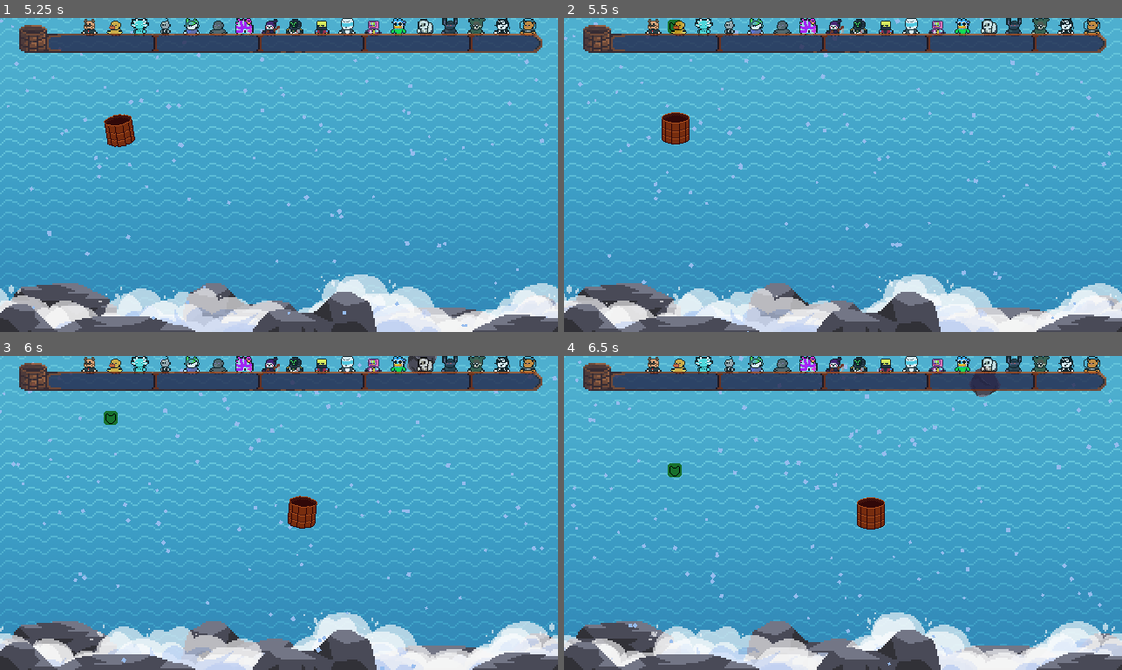
Above: before the commit, frames 1-4 (two rows, left to right).
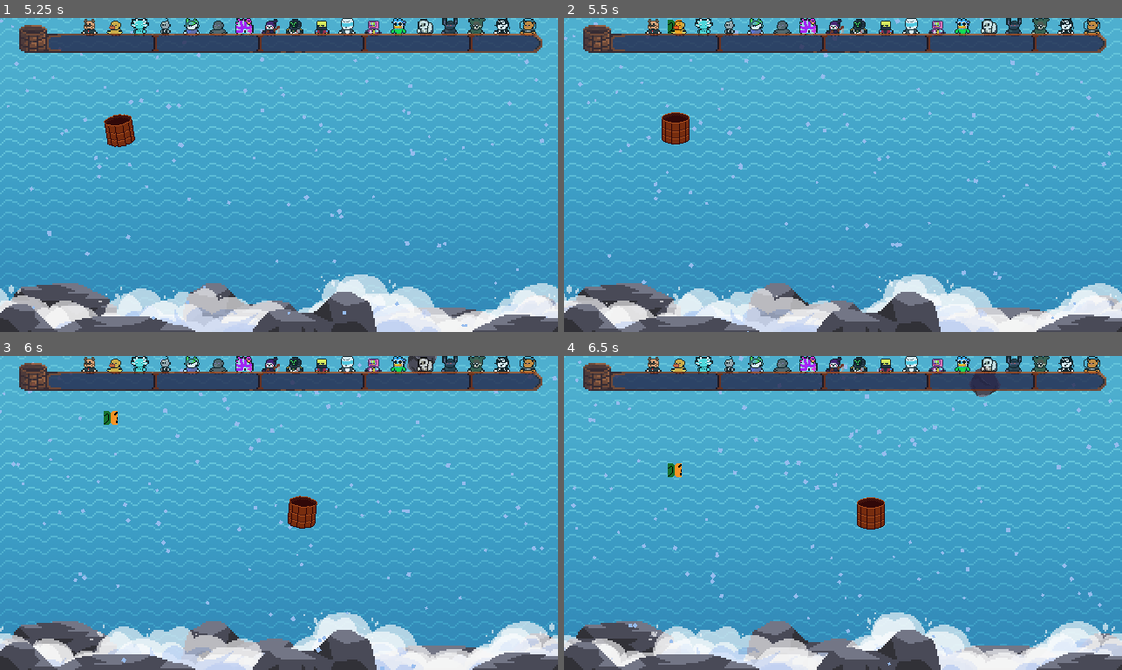
Above: after the commit, the same moments.

Repository: DissonantVoid/Project-Waterfall
Game: Godot game, scene res://scenes/game/menu.tscn
Two runs of this game, one before a commit and one after it. Both use one fixed random seed, a clock stepped at 60 frames per second and the inputs below.
Inputs (mouse positions are in pixels of both pictures, inside the frame that each line leads up to):
- Up to frame 1 (5.25 s): click "START" at 0.5 s; move the mouse to (401, 159) at 1.27 s; move the mouse to (167, 190) at 2.02 s; hold Escape (back) 2.03-2.78 s; move the mouse to (334, 105) at 2.77 s; move the mouse to (251, 237) at 3.52 s; move the mouse to (446, 222) at 4.27 s; hold Escape (back) from 4.28 s (still down); move the mouse to (111, 127) at 5.02 s
- Up to frame 2 (5.5 s): keep holding Escape (back)
- Up to frame 3 (6 s): keep holding Escape (back); move the mouse to (306, 513) at 5.77 s
- Up to frame 4 (6.5 s): keep holding Escape (back)

Frame 1 is identical in both runs. In frame 2, less than 0.1% of the frame differs, in the area x 18-22%, y 0-5%; in frame 3, less than 0.1%, in the area x 18-22%, y 17-22%; in frame 4, less than 0.1%.

Commit message:
Clock power-up is activated
- the power-ups works from now in the game

Diff:
--- a/scenes/objects/powerup_stone.gd
+++ b/scenes/objects/powerup_stone.gd
@@ -10,6 +10,7 @@
 	{"sprite_region":Rect2(Vector2.ZERO, Vector2(16, 16)), "powerup_scene":"res://scenes/objects/powerups/powerup_magnet.tscn"},
 	{"sprite_region":Rect2(Vector2(16, 0), Vector2(16, 16)), "powerup_scene":"res://scenes/objects/powerups/powerup_shrink.tscn"},
 	{"sprite_region":Rect2(Vector2(0, 16), Vector2(16, 16)), "powerup_scene":"res://scenes/objects/powerups/powerup_shield.tscn"},
+	{"sprite_region":Rect2(Vector2(8, 16), Vector2(16, 16)), "powerup_scene":"res://scenes/objects/powerups/powerup_clock.tscn"}, #TODO create a new icon and set the coordinates accordingly
 ]
 var _self_powerup_data : Dictionary
 
